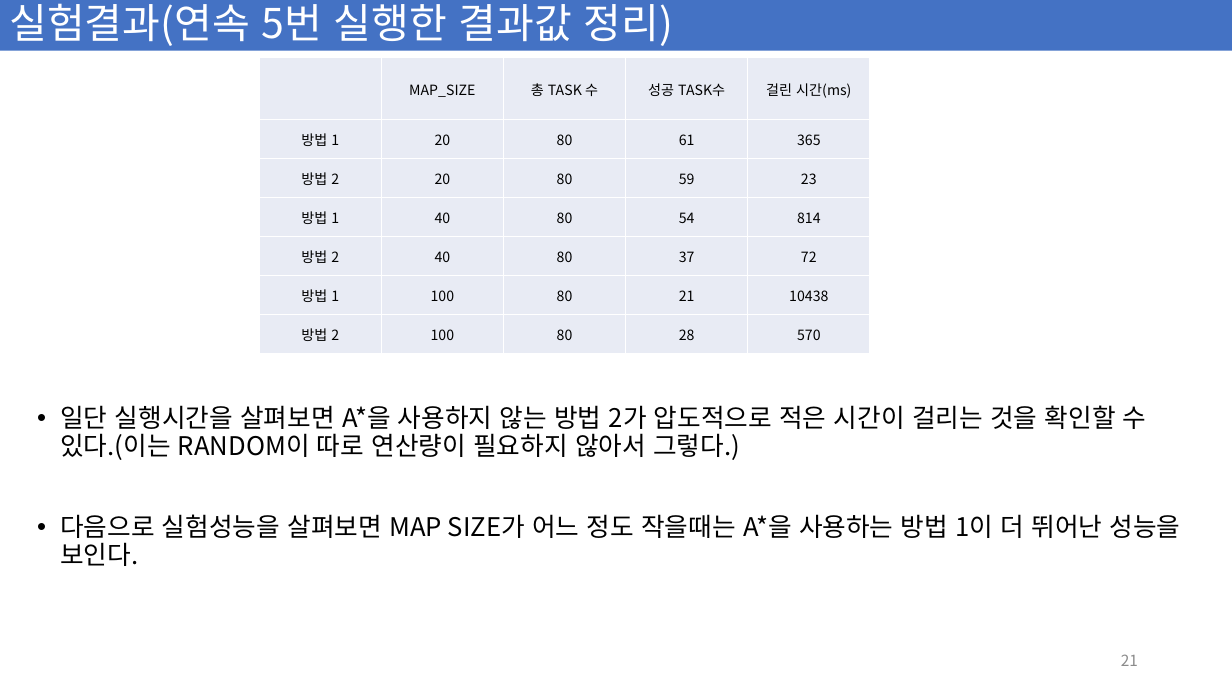
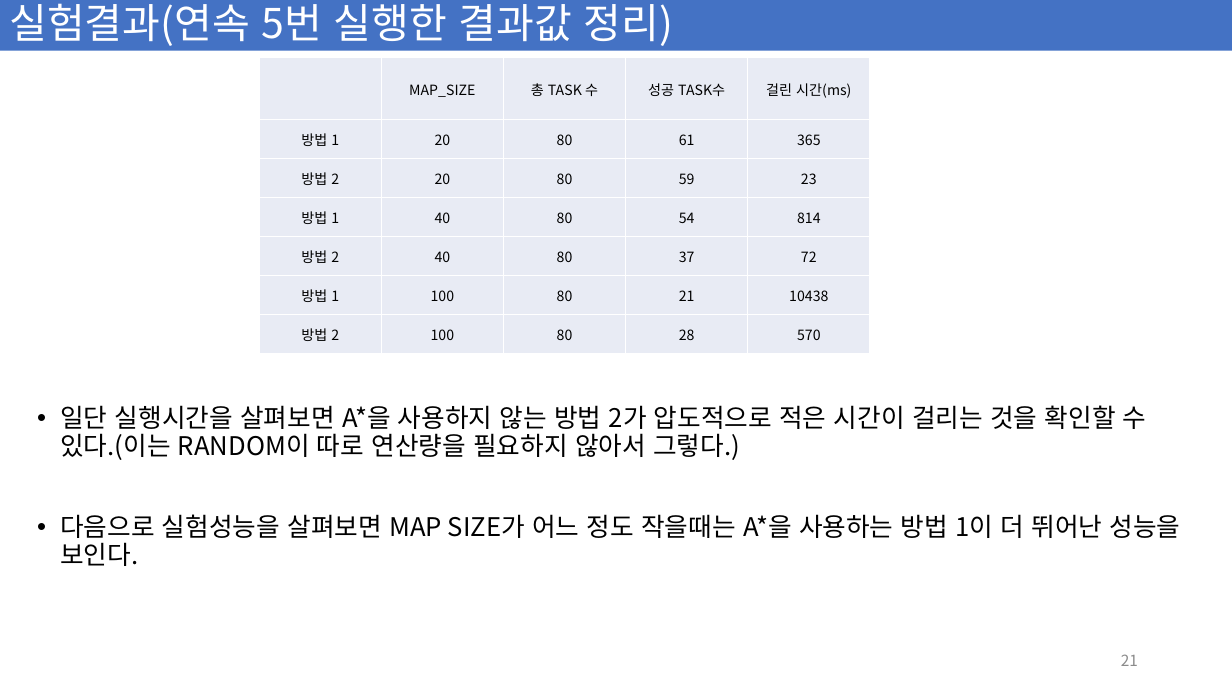
Before and after one commit to vhch/MRTA, a slide deck: slide 21 of MRTA-main/고급 알고리즘_발표.pptx. Drawn at 1232x693 pixels with LibreOffice and Linux fonts; fonts in the diff are those of the drawing. Boxes give left, top, right and bottom in pixels: in the first picture for what was removed or moved away, otherwise in the second. Text is boxed around its words. In the diff, an @@ line names an element or a change of style, - is before the commit and + after.

```diff
--- a/MRTA-main/고급 알고리즘_발표.pptx
+++ b/MRTA-main/고급 알고리즘_발표.pptx
@@ text at (60,405,1147,460): text changed @@
-• 일단 실행시간을 살펴보면 A*을 사용하지 않는 방법 2가 압도적으로 적은 시간이 걸리는 것을 확인할 수 있다.(이는 RANDOM이 따로 연산량이 필요하지 않아서 그렇다.)
+• 일단 실행시간을 살펴보면 A*을 사용하지 않는 방법 2가 압도적으로 적은 시간이 걸리는 것을 확인할 수 있다.(이는 RANDOM이 따로 연산량을 필요하지 않아서 그렇다.)
```
Also in this commit, not shown: 5 other slides changed.
